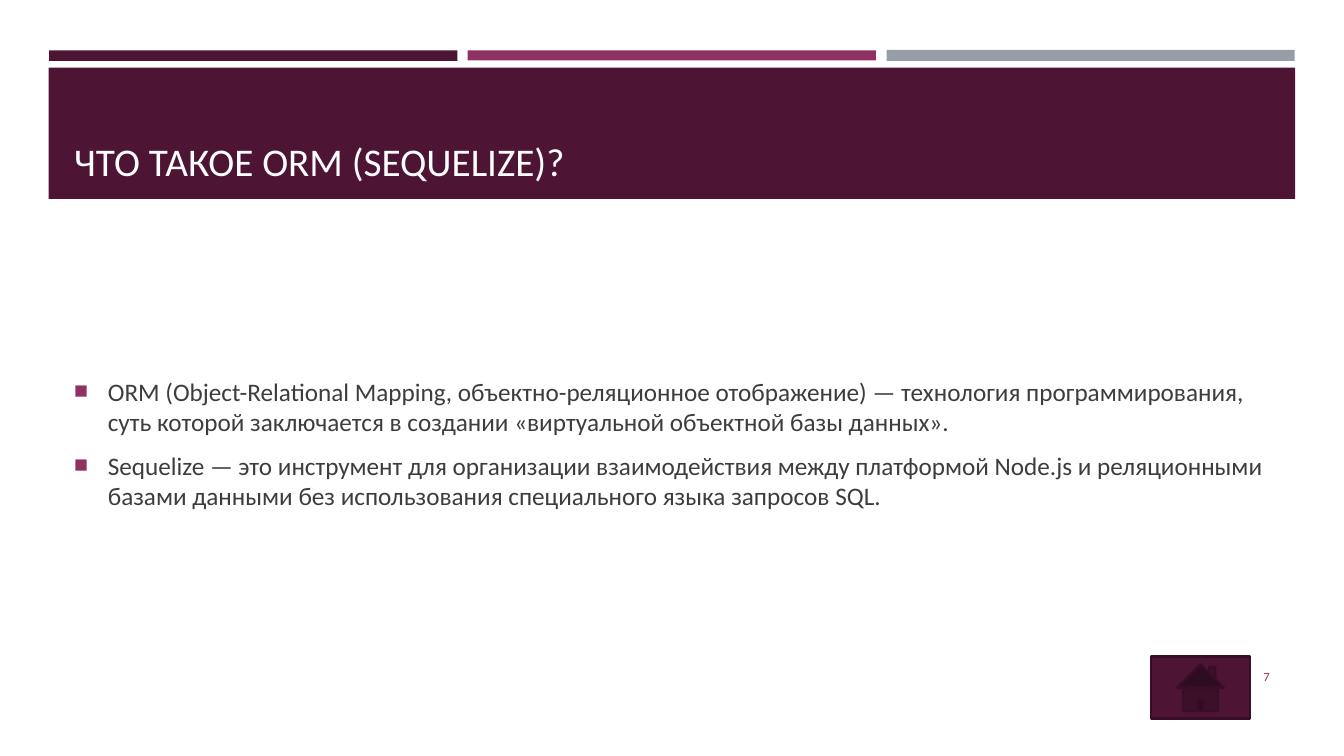
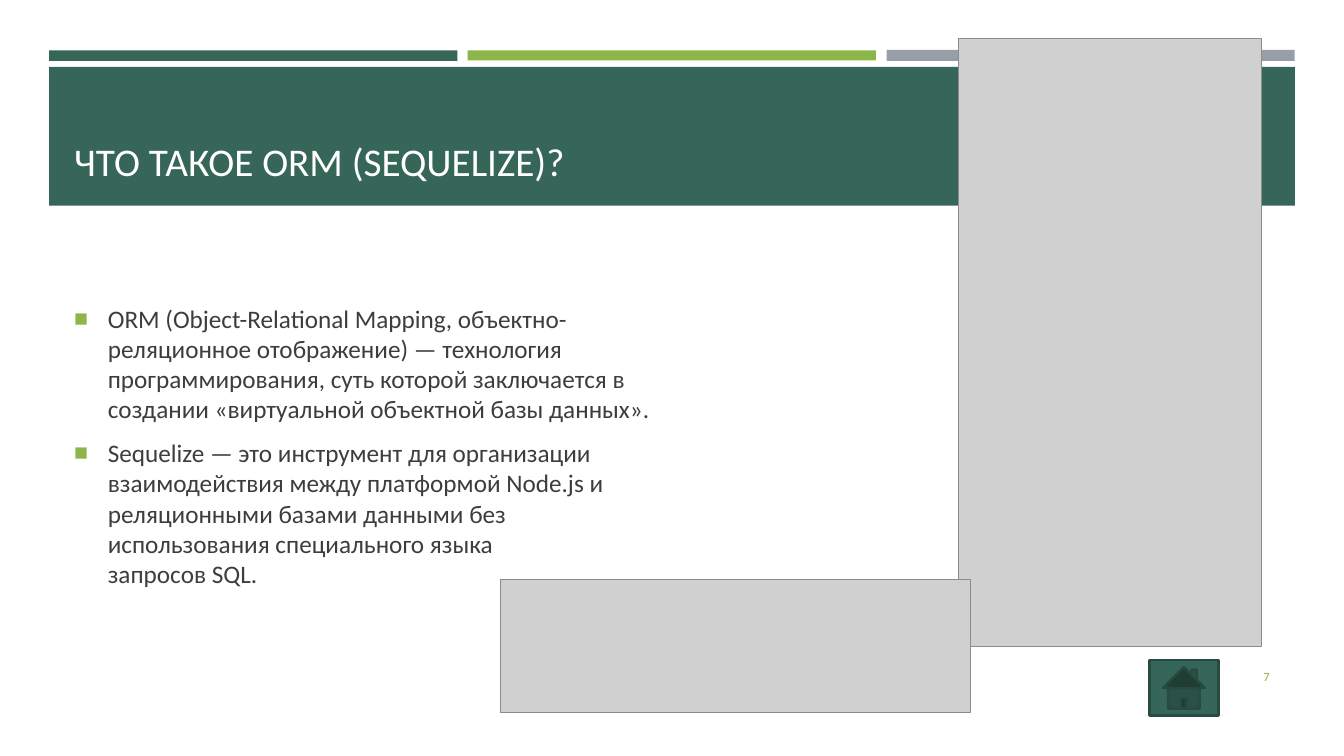
Before and after one commit to von1001/Hotels_NJS, a slide deck: slide 7 of Hotels.pptx. Drawn at 1344x756 pixels with LibreOffice and Linux fonts; fonts in the diff are those of the drawing; grey boxes stand for pictures. Boxes give left, top, right and bottom in pixels: in the first picture for what was removed or moved away, otherwise in the second. Text is boxed around its words. In the diff, an @@ line names an element or a change of style, - is before the commit and + after.

```diff
--- a/Hotels.pptx
+++ b/Hotels.pptx
@@ rectangle at (x1=49, y1=50, x2=458, y2=60): fill #4D1434 to #366658 @@
@@ rectangle at (x1=468, y1=50, x2=876, y2=60): fill #903163 to #8CB64A @@
@@ picture added at (x1=959, y1=38, x2=1262, y2=646) @@
@@ rectangle at (x1=49, y1=67, x2=1296, y2=206): fill #4D1434 to #366658 @@
@@ rectangle resized from (x1=48, y1=68, x2=1296, y2=199) to (x1=49, y1=67, x2=1296, y2=206) @@
@@ text "ORM (Object-Relational Mapping, объектно-реляционное отображ ..." at (x1=108, y1=310, x2=649, y2=587): bullet colour #903163 to #8CB64A @@
@@ picture added at (x1=500, y1=580, x2=970, y2=712) @@
@@ page number at (x1=1263, y1=673, x2=1269, y2=681): text colour #903163 to #8CB64A @@
@@ action button home resized from (x1=1151, y1=656, x2=1250, y2=719) to (x1=1149, y1=660, x2=1218, y2=716) @@
@@ action button home at (x1=1149, y1=660, x2=1218, y2=716): fill #4D1434 to #366658; outline #390F26 1.75 pt to #284B41 1.75 pt @@
```
Also in this commit, not shown: 10 other slides changed, 1 slide added, 15 other files.
